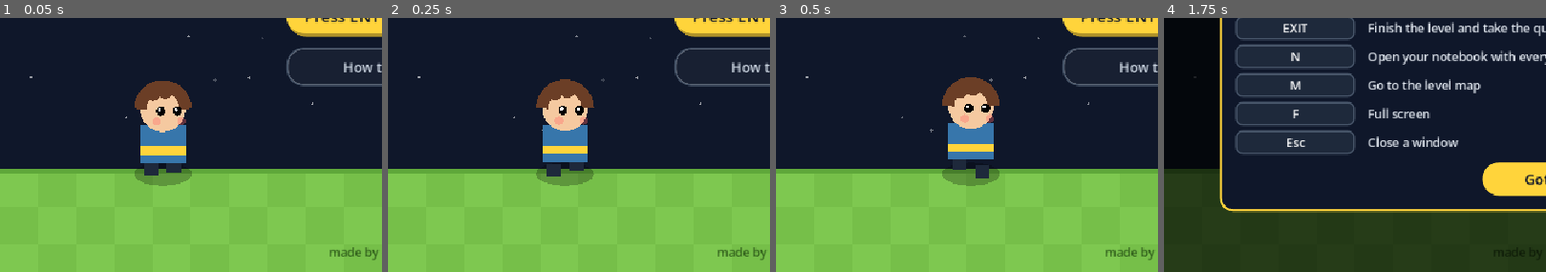
Above: before the commit, frames 1-4 (left to right).
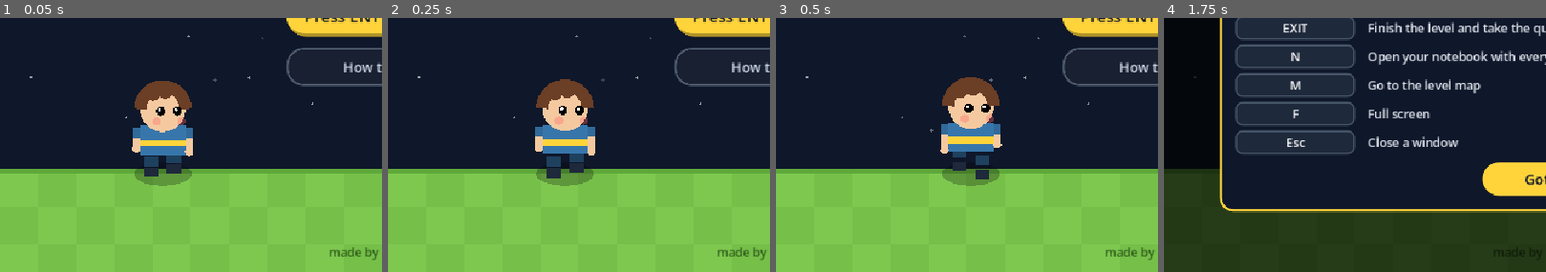
Above: after the commit, the same moments.

Repository: supernanou/python-quest
Game: Godot game, scene res://main.tscn
Two runs of this game, one before a commit and one after it. Both use one fixed random seed, a clock stepped at 60 frames per second and the inputs below.
Inputs:
- Up to frame 1 (0.05 s): no input
- Up to frame 2 (0.25 s): no input
- Up to frame 3 (0.5 s): no input
- Up to frame 4 (1.75 s): click "How to play" at 0.5 s; click "Press ENTER to start" at 1.25 s
The pictures show only the part of the screen within x 0-50%, y 50-100%; the shares and areas given below are measured in that part.

The runs differ from the first frame. In frame 1, 1.6% of the frame differs, in the area x 34-51%, y 43-63%; in frame 2, 1.6%; in frame 3, 1.6%, in the area x 43-60%, y 41-64%; in frame 4, nothing differs.

Commit message:
Add "About me" options so every child can make a hero like them
- New free "About me" tab in the hero creator with 12 options: wheelchair,
  crutches, leg braces, prosthetic leg and arm, glasses, eye patch, hearing
  aids, cochlear implant, ear defenders, insulin pump and a service dog
- Heroes now have arms and visible legs; wheelchair heroes roll instead of walk
- Glasses are now free (old paid glasses carry over); the paid extra is sunglasses
- Greek translations, README section and screenshot

Co-Authored-By: Claude Opus 5.5 <noreply@anthropic.com>

Diff:
--- a/scripts/character_creator.gd
+++ b/scripts/character_creator.gd
@@ -1,6 +1,8 @@
 extends Control
-## "Create your hero" screen: pick boy or girl, colours, a name,
-## and extras that are unlocked with </> code icons.
+## "Create your hero" screen. Two tabs:
+##   Look     - boy or girl, colours, and extras unlocked with </> code icons
+##   About me - wheelchair, hearing aids, glasses... so every child can make a hero
+##              just like them. These are always free.
 
 signal confirmed(look: Dictionary)
 signal back
@@ -13,7 +15,7 @@
 const OUTFITS := ["#3776ab", "#ef4444", "#22c55e", "#f59e0b", "#ec4899", "#8b5cf6"]
 
 var save  # SaveData: icons and owned items
-var look: Dictionary = HeroSprite.DEFAULT_LOOK.duplicate()
+var look: Dictionary = HeroSprite.DEFAULT_LOOK.duplicate(true)
 var preview: HeroSprite
 var name_edit: LineEdit
 var name_tag: Label
@@ -23,6 +25,11 @@
 var girl_button: Button
 var swatches := {}  # "skin" -> [[button, "#hex"], ...]
 var item_buttons := {}  # "crown" -> button
+var aid_buttons := {}  # "wheelchair" -> button
+var look_page: VBoxContainer
+var me_page: VBoxContainer
+var look_tab: Button
+var me_tab: Button
 
 
 func _ready() -> void:
@@ -68,7 +75,7 @@
 	var v := VBoxContainer.new()
 	v.position = Vector2(400, 100)
 	v.size = Vector2(520, 440)
-	v.add_theme_constant_override("separation", 12)
+	v.add_theme_constant_override("separation", 10)
 	add_child(v)
 
 	name_edit = LineEdit.new()
@@ -80,18 +87,61 @@
 	name_edit.text_submitted.connect(func(_t: String) -> void: _confirm())
 	_row(v, "Name").add_child(name_edit)
 
+	# Tabs: Look | About me
+	var tabs := HBoxContainer.new()
+	tabs.add_theme_constant_override("separation", 8)
+	v.add_child(tabs)
+	var tab_group := ButtonGroup.new()
+	look_tab = _choice_button("Look", tab_group, func() -> void: _show_tab(false))
+	me_tab = _choice_button("About me", tab_group, func() -> void: _show_tab(true))
+	for tab in [look_tab, me_tab]:
+		tab.custom_minimum_size = Vector2(0, 40)
+		tab.size_flags_horizontal = Control.SIZE_EXPAND_FILL
+		tab.add_theme_font_size_override("font_size", 19)
+		tabs.add_child(tab)
+
+	look_page = VBoxContainer.new()
+	look_page.add_theme_constant_override("separation", 10)
+	look_page.custom_minimum_size = Vector2(0, 278)
+	v.add_child(look_page)
+
 	var group := ButtonGroup.new()
 	boy_button = _choice_button("Boy", group, func() -> void: _set_value("style", "boy"))
 	girl_button = _choice_button("Girl", group, func() -> void: _set_value("style", "girl"))
-	var style_row := _row(v, "I am a")
+	var style_row := _row(look_page, "I am a")
 	style_row.add_child(boy_button)
 	style_row.add_child(girl_button)
 
-	_swatch_row(v, "Skin", "skin", SKINS)
-	_swatch_row(v, "Hair", "hair", HAIRS)
-	_swatch_row(v, "Outfit", "outfit", OUTFITS)
-
-	var items_row := _row(v, "Extras")
+	_swatch_row(look_page, "Skin", "skin", SKINS)
+	_swatch_row(look_page, "Hair", "hair", HAIRS)
+	_swatch_row(look_page, "Outfit", "outfit", OUTFITS)
+
+	# "About me": free, pick as many as you like
+	me_page = VBoxContainer.new()
+	me_page.add_theme_constant_override("separation", 10)
+	me_page.custom_minimum_size = Vector2(0, 278)
+	me_page.visible = false
+	v.add_child(me_page)
+	var intro := _label("Make your hero just like you! Pick anything you use - you can choose more than one.", 16, Color("#cbd5e1"))
+	intro.autowrap_mode = TextServer.AUTOWRAP_WORD_SMART
+	me_page.add_child(intro)
+	var aid_grid := GridContainer.new()
+	aid_grid.columns = 3
+	aid_grid.add_theme_constant_override("h_separation", 8)
+	aid_grid.add_theme_constant_override("v_separation", 8)
+	me_page.add_child(aid_grid)
+	for aid in HeroSprite.AIDS:
+		var button := Button.new()
+		button.text = aid["name"]
+		button.toggle_mode = true
+		button.custom_minimum_size = Vector2(166, 44)
+		button.add_theme_font_size_override("font_size", 14)
+		button.text_overrun_behavior = TextServer.OVERRUN_TRIM_ELLIPSIS
+		button.toggled.connect(_on_aid_toggled.bind(aid["id"]))
+		aid_grid.add_child(button)
+		aid_buttons[aid["id"]] = button
+
+	var items_row := _row(look_page, "Extras")
 	items_row.add_theme_constant_override("separation", 6)
 	for item in HeroSprite.ITEMS:
 		var button := Button.new()
@@ -129,8 +179,10 @@
 
 func open(p_save) -> void:
 	save = p_save
-	look = HeroSprite.DEFAULT_LOOK.duplicate()
-	look.merge(save.look, true)
+	look = HeroSprite.DEFAULT_LOOK.duplicate(true)
+	look.merge(save.look.duplicate(true), true)
+	look_tab.button_pressed = true
+	_show_tab(false)
 	name_edit.text = look["name"]
 	message_label.text = ""
 	_refresh()
@@ -160,11 +212,29 @@
 func _confirm() -> void:
 	look["name"] = name_edit.text.strip_edges()
 	visible = false
-	confirmed.emit(look.duplicate())
+	confirmed.emit(look.duplicate(true))
 
 
 func _on_name_changed(text: String) -> void:
 	look["name"] = text.strip_edges()
+	_refresh()
+
+
+func _show_tab(about_me: bool) -> void:
+	look_page.visible = not about_me
+	me_page.visible = about_me
+	look_tab.set_pressed_no_signal(not about_me)
+	me_tab.set_pressed_no_signal(about_me)
+
+
+func _on_aid_toggled(on: bool, id: String) -> void:
+	var aids: Array = look["aids"]
+	if on and not id in aids:
+		aids.append(id)
+		for other in HeroSprite.AID_CONFLICTS.get(id, []):
+			aids.erase(other)
+	elif not on:
+		aids.erase(id)
 	_refresh()
 
 
@@ -200,6 +270,19 @@
 func _refresh() -> void:
 	preview.look = look
 	preview.queue_redraw()
+	# Zoom out a little when the service dog is there, so everyone fits on the stage
+	var with_dog: bool = "service_dog" in look["aids"]
+	preview.scale = Vector2.ONE * (4.5 if with_dog else 6.0)
+	preview.position = Vector2(165 if with_dog else 210, 330)
+	for id in aid_buttons:
+		var on: bool = id in look["aids"]
+		var button: Button = aid_buttons[id]
+		button.set_pressed_no_signal(on)
+		var style := _box(Color("#0369a1") if on else Color("#1e293b"), Color.WHITE if on else Color("#334155"), 3 if on else 2, 10)
+		for state in ["normal", "hover", "pressed", "hover_pressed", "focus"]:
+			button.add_theme_stylebox_override(state, style)
+		button.add_theme_color_override("font_color", Color.WHITE if on else Color("#cbd5e1"))
+		button.add_theme_color_override("font_pressed_color", Color.WHITE)
 	name_tag.text = look["name"] if look["name"] != "" else tr("Your hero")
 	wallet_label.text = "</>  %d" % save.icons
 	boy_button.set_pressed_no_signal(look["style"] == "boy")
--- a/scripts/hero_sprite.gd
+++ b/scripts/hero_sprite.gd
@@ -1,6 +1,7 @@
 extends Node2D
-## Draws the hero from a "look" (boy/girl, skin, hair, outfit).
-## Used by the player in the game and by the preview in the character creator.
+## Draws the hero from a "look": boy/girl, skin, hair, outfit, an extra (bought
+## with </> icons) and "About me" choices like a wheelchair or hearing aids (free).
+## Used by the player in the game and by every hero preview on the menus.
 
 const DEFAULT_LOOK := {
 	"name": "",
@@ -9,21 +10,51 @@
 	"hair": "#6b3e26",
 	"outfit": "#3776ab",
 	"item": "none",
+	"aids": [],
 }
 
-## Extras the hero can wear. They are bought with </> code icons.
+## Fun extras. They are bought with </> code icons.
 const ITEMS := [
 	{"id": "none", "name": "None", "price": 0},
 	{"id": "cap", "name": "Cap", "price": 3},
-	{"id": "glasses", "name": "Glasses", "price": 5},
+	{"id": "sunglasses", "name": "Sunglasses", "price": 5},
 	{"id": "headphones", "name": "Phones", "price": 8},
 	{"id": "crown", "name": "Crown", "price": 12},
 	{"id": "wizard", "name": "Wizard", "price": 15},
 ]
 
-var look: Dictionary = DEFAULT_LOOK.duplicate()
+## "About me": things kids use every day, so every child can make a hero like them.
+## Always free. Pick as many as you like.
+const AIDS := [
+	{"id": "wheelchair", "name": "Wheelchair"},
+	{"id": "crutches", "name": "Crutches"},
+	{"id": "leg_braces", "name": "Leg braces"},
+	{"id": "prosthetic_leg", "name": "Prosthetic leg"},
+	{"id": "prosthetic_arm", "name": "Prosthetic arm"},
+	{"id": "glasses", "name": "Glasses"},
+	{"id": "eye_patch", "name": "Eye patch"},
+	{"id": "hearing_aids", "name": "Hearing aids"},
+	{"id": "cochlear_implant", "name": "Cochlear implant"},
+	{"id": "ear_defenders", "name": "Ear defenders"},
+	{"id": "insulin_pump", "name": "Insulin pump"},
+	{"id": "service_dog", "name": "Service dog"},
+]
+## Choices that can't go together (picking one removes the other).
+const AID_CONFLICTS := {"wheelchair": ["crutches"], "crutches": ["wheelchair"]}
+
+const SHOE := Color("#1e293b")
+const METAL := Color("#9ca3af")
+const DARK_METAL := Color("#374151")
+
+var look: Dictionary = DEFAULT_LOOK.duplicate(true)
 var facing := Vector2.DOWN
 var walk_time := 0.0
+
+
+func has_aid(id: String) -> bool:
+	if id == "glasses" and look.get("item", "") == "glasses":
+		return true  # heroes saved before glasses moved to "About me"
+	return id in look.get("aids", [])
 
 
 func _draw() -> void:
@@ -33,35 +64,54 @@
 	var is_girl: bool = look.get("style", "boy") == "girl"
 	var facing_away := facing.y < -0.5
 	var item: String = look.get("item", "none")
-
-	var bob := -absf(sin(walk_time)) * 3.0
-	var step := sin(walk_time) * 4.0
+	var in_chair := has_aid("wheelchair")
+
+	# Sitting in a wheelchair: no bouncing steps, the wheels turn instead
+	var bob := 0.0 if in_chair else -absf(sin(walk_time)) * 3.0
+	var step := 0.0 if in_chair else sin(walk_time) * 4.0
 	var head := Vector2(0, -12 + bob)
+	var body_edge := 9.5 if is_girl else 11.0
+
+	if has_aid("service_dog"):
+		_draw_dog(in_chair)
 
 	# Shadow
 	draw_set_transform(Vector2(0, 18), 0.0, Vector2(1.0, 0.4))
-	draw_circle(Vector2.ZERO, 14, Color(0, 0, 0, 0.25))
+	draw_circle(Vector2.ZERO, 19.0 if in_chair else 14.0, Color(0, 0, 0, 0.25))
 	draw_set_transform(Vector2.ZERO, 0.0, Vector2.ONE)
 
-	# Feet
-	draw_rect(Rect2(-9, 12 + step * 0.5, 7, 6), Color("#1e293b"))
-	draw_rect(Rect2(2, 12 - step * 0.5, 7, 6), Color("#1e293b"))
+	if in_chair:
+		draw_rect(Rect2(-12, -9, 24, 14), Color("#475569"))  # back rest
+		draw_rect(Rect2(-12, -9, 24, 14), Color("#334155"), false, 1.5)
 
 	# Long hair goes behind the body
 	if is_girl:
 		draw_circle(head + Vector2(0, 1), 12.5, hair)
 		draw_rect(Rect2(head.x - 12.5, head.y, 25, 15), hair)
 
+	_draw_legs(skin, outfit, is_girl, bob, step, in_chair)
+
 	# Body
 	if is_girl:
 		draw_colored_polygon(PackedVector2Array([
 			Vector2(-9, -4 + bob), Vector2(9, -4 + bob),
-			Vector2(14, 14 + bob), Vector2(-14, 14 + bob),
+			Vector2(13, 12 + bob), Vector2(-13, 12 + bob),
 		]), outfit)
 		draw_rect(Rect2(-10, 2 + bob, 20, 3), Color("#ffd43b"))
 	else:
-		draw_rect(Rect2(-11, -4 + bob, 22, 18), outfit)
-		draw_rect(Rect2(-11, 6 + bob, 22, 4), Color("#ffd43b"))
+		draw_rect(Rect2(-11, -4 + bob, 22, 14), outfit)
+		draw_rect(Rect2(-11, 3 + bob, 22, 3), Color("#ffd43b"))
+
+	if has_aid("insulin_pump"):
+		var pump := Vector2(4, 4 + bob)
+		draw_rect(Rect2(pump, Vector2(6, 5)), Color("#e5e7eb"))
+		draw_rect(Rect2(pump, Vector2(6, 5)), Color("#6b7280"), false, 0.8)
+		draw_rect(Rect2(pump + Vector2(1.2, 1), Vector2(3.6, 1.6)), Color("#38bdf8"))
+
+	if in_chair:
+		_draw_wheelchair()
+
+	_draw_arms(skin, outfit, body_edge, bob, step, in_chair)
 
 	# Head and hair
 	draw_circle(head, 11, skin)
@@ -73,7 +123,7 @@
 			draw_circle(head + Vector2(-5, -8), 4, hair)
 			draw_circle(head + Vector2(1, -9), 4, hair)
 
-	if is_girl and not item in ["cap", "crown", "wizard", "headphones"]:
+	if is_girl and not item in ["cap", "crown", "wizard", "headphones"] and not has_aid("ear_defenders"):
 		var bow := head + Vector2(8, -9)
 		var bow_color := Color("#f472b6")
 		draw_colored_polygon(PackedVector2Array([bow, bow + Vector2(-6, -4), bow + Vector2(-6, 4)]), bow_color)
@@ -81,8 +131,8 @@
 		draw_circle(bow, 2, bow_color.darkened(0.2))
 
 	# Face looks the way the hero is walking
+	var look_dir := Vector2(facing.x * 3.0, maxf(facing.y, 0.0) * 2.0)
 	if not facing_away:
-		var look_dir := Vector2(facing.x * 3.0, maxf(facing.y, 0.0) * 2.0)
 		for side in [-1, 1]:
 			var eye: Vector2 = head + Vector2(4 * side, 1) + look_dir
 			draw_circle(eye, 2.2, Color.BLACK)
@@ -90,7 +140,147 @@
 		draw_circle(head + Vector2(-6, 6) + look_dir, 2, Color(1, 0.4, 0.4, 0.35))
 		draw_circle(head + Vector2(6, 6) + look_dir, 2, Color(1, 0.4, 0.4, 0.35))
 
-	_draw_item(item, head, facing_away)
+	_draw_head_aids(head, look_dir, facing_away)
+	if not (item == "headphones" and has_aid("ear_defenders")):
+		_draw_item(item, head, facing_away)
+
+
+func _draw_legs(skin: Color, outfit: Color, is_girl: bool, bob: float, step: float, in_chair: bool) -> void:
+	var leg_color := skin if is_girl else outfit.darkened(0.45)
+	var top := 10.0 + bob
+	for side in [-1, 1]:
+		var x: float = -9.0 if side == -1 else 2.0
+		var swing: float = step * 0.5 * side
+		var prosthetic: bool = side == 1 and has_aid("prosthetic_leg")
+		if in_chair:
+			# Knees forward, feet resting on the footrest
+			draw_rect(Rect2(x, top, 7, 4), leg_color)
+			if prosthetic:
+				draw_rect(Rect2(x + 2.5, top + 4, 2, 6), METAL)
+			else:
+				draw_rect(Rect2(x, 14, 7, 4), SHOE)
+			continue
+		if prosthetic:
+			# Socket, metal post and a curved running-blade foot
+			draw_rect(Rect2(x + 0.5, top - 1 - swing, 6, 5), Color("#e5e7eb"))
+			draw_rect(Rect2(x + 0.5, top - 1 - swing, 6, 5), DARK_METAL, false, 0.8)
+			draw_rect(Rect2(x + 2.2, top + 4 - swing, 2.6, 3.5), METAL)
+			draw_polyline(PackedVector2Array([
+				Vector2(x + 3.5, top + 7 - swing), Vector2(x + 2.6, 15.5 - swing), Vector2(x + 3.8, 18.3 - swing),
+				Vector2(x + 9, 18.3 - swing),
+			]), DARK_METAL, 2.8)
+			continue
+		draw_rect(Rect2(x, top - swing, 7, 5), leg_color)
+		draw_rect(Rect2(x, 14 - swing, 7, 4.5), SHOE)
+		if has_aid("leg_braces"):
+			draw_rect(Rect2(x - 0.5, top + 0.5 - swing, 8, 7.5), Color(0.65, 0.95, 0.99, 0.85))
+			draw_line(Vector2(x - 0.5, top + 2.5 - swing), Vector2(x + 7.5, top + 2.5 - swing), Color("#0e7490"), 1.2)
+
+
+func _draw_arms(skin: Color, outfit: Color, edge: float, bob: float, step: float, in_chair: bool) -> void:
+	for side in [-1, 1]:
+		var x: float = -edge - 3.5 if side == -1 else edge
+		var swing: float = 0.0 if in_chair else step * 0.35 * side
+		var top := -3.0 + bob
+		if in_chair:
+			top += 2.0  # hands down on the wheels
+		draw_rect(Rect2(x, top, 3.5, 5), outfit.darkened(0.1))  # sleeve
+		var prosthetic: bool = side == 1 and has_aid("prosthetic_arm")
+		var hand := Vector2(x + 1.75, top + 11 + swing)
+		if prosthetic:
+			# Light metal forearm with a hook hand
+			draw_rect(Rect2(x, top + 5, 3.5, 5 + swing), Color("#d1d5db"))
+			draw_rect(Rect2(x, top + 5, 3.5, 5 + swing), DARK_METAL, false, 0.8)
+			draw_line(Vector2(x, top + 6.5), Vector2(x + 3.5, top + 6.5), DARK_METAL, 0.8)
+			draw_arc(hand + Vector2(0, 0.6), 2.3, 0.2, PI - 0.2, 10, DARK_METAL, 1.6)
+			draw_line(hand + Vector2(0, -1.5), hand + Vector2(0, 0.4), DARK_METAL, 1.4)
+		else:
+			draw_rect(Rect2(x, top + 5, 3.5, 5 + swing), skin)
+			draw_circle(hand, 2.0, skin)
+		if has_aid("crutches"):
+			var foot := Vector2(x + 1.75 + side * 3.0 - swing * 0.6, 19)
+			var cuff := Vector2(x + 1.75 + side * 0.5, top + 4)
+			draw_line(cuff, foot, Color("#94a3b8"), 1.7)
+			draw_arc(cuff, 2.6, PI, TAU, 8, Color("#64748b"), 1.4)
+			draw_line(hand, hand + Vector2(side * 2.5, 0), Color("#64748b"), 1.6)
+			draw_circle(foot, 1.2, DARK_METAL)
+
+
+func _draw_wheelchair() -> void:
+	var spin := walk_time * 1.5
+	for side in [-1, 1]:
+		var wheel := Vector2(14 * side, 8)
+		draw_arc(wheel, 9.0, 0, TAU, 24, Color("#1f2937"), 2.6)
+		draw_arc(wheel, 6.8, 0, TAU, 20, METAL, 1.0)  # push rim
+		for i in 3:
+			var a := spin + i * PI / 3.0
+			draw_line(wheel - Vector2(cos(a), sin(a)) * 6.5, wheel + Vector2(cos(a), sin(a)) * 6.5, Color("#6b7280"), 0.8)
+		draw_circle(wheel, 1.5, DARK_METAL)
+		draw_circle(Vector2(9 * side, 18.5), 1.8, DARK_METAL)  # small front wheels
+	draw_rect(Rect2(-10, 17.5, 20, 1.8), DARK_METAL)  # footrest
+
+
+func _draw_head_aids(head: Vector2, look_dir: Vector2, facing_away: bool) -> void:
+	if has_aid("hearing_aids"):
+		for side in [-1, 1]:
+			var aid: Vector2 = head + Vector2(11.2 * side, -1)
+			draw_circle(aid, 2.3, Color("#f59e0b"))
+			draw_line(aid + Vector2(0, 2), aid + Vector2(-side * 1.2, 4), Color("#f59e0b"), 1.2)
+	if has_aid("cochlear_implant"):
+		var magnet := head + Vector2(-9.5, -6)
+		draw_line(magnet, head + Vector2(-11.5, 1), Color("#4338ca"), 1.0)
+		draw_circle(magnet, 3.0, Color("#6366f1"))
+		draw_circle(magnet, 1.3, Color("#c7d2fe"))
+		draw_rect(Rect2(head + Vector2(-13, -1), Vector2(2.6, 5.5)), Color("#6366f1"))
+	if has_aid("ear_defenders"):
+		var band := Color("#0f766e")
+		draw_arc(head, 13.5, PI, TAU, 20, band, 3.0)
+		for side in [-1, 1]:
+			draw_rect(Rect2(head + Vector2(side * 12.5 - 3.5, -4.5), Vector2(7, 9)), Color("#14b8a6"))
+			draw_rect(Rect2(head + Vector2(side * 12.5 - 3.5, -4.5), Vector2(7, 9)), band, false, 1.0)
+	if facing_away:
+		return
+	if has_aid("eye_patch"):
+		var patch := head + Vector2(-4, 1) + look_dir
+		draw_line(head + Vector2(-10.5, -3), head + Vector2(10.5, -5), Color("#1f2937"), 0.9)
+		draw_circle(patch, 3.4, Color("#ec4899"))
+		draw_circle(patch + Vector2(-0.8, -0.8), 0.9, Color(1, 1, 1, 0.5))
+	if has_aid("glasses"):
+		var frame := Color("#111827")
+		draw_arc(head + Vector2(-4, 1) + look_dir, 4.0, 0, TAU, 16, frame, 1.5)
+		draw_arc(head + Vector2(4, 1) + look_dir, 4.0, 0, TAU, 16, frame, 1.5)
+		draw_line(head + Vector2(-0.5, 1) + look_dir, head + Vector2(0.5, 1) + look_dir, frame, 1.5)
+
+
+func _draw_dog(in_chair: bool) -> void:
+	var side := -1.0 if facing.x < -0.1 else 1.0
+	var base := Vector2((30.0 if in_chair else 23.0) * side, 10)
+	var fur := Color("#d4a373")
+	var t := Time.get_ticks_msec() / 1000.0
+	var trot := sin(walk_time) * 1.5
+	# legs
+	for lx in [-5.0, -2.0, 3.0, 6.0]:
+		var leg_swing: float = trot if int(lx) % 2 == 0 else -trot
+		draw_rect(Rect2(base + Vector2(lx * side - 0.8, 2 + leg_swing * 0.3), Vector2(1.8, 6)), fur.darkened(0.15))
+	# tail wags
+	var tail := base + Vector2(-8 * side, -2)
+	draw_line(tail, tail + Vector2(-4 * side, -4 + sin(t * 12.0) * 2.0), fur.darkened(0.1), 1.8)
+	# body with a blue vest
+	draw_set_transform(base, 0.0, Vector2(1.0, 0.6))
+	draw_circle(Vector2.ZERO, 8.5, fur)
+	draw_set_transform(Vector2.ZERO, 0.0, Vector2.ONE)
+	draw_rect(Rect2(base + Vector2(-4, -4.5), Vector2(8, 6)), Color("#2563eb"))
+	draw_rect(Rect2(base + Vector2(-1.2, -3.3), Vector2(2.4, 3.6)), Color.WHITE)
+	draw_rect(Rect2(base + Vector2(-2.6, -2.2), Vector2(5.2, 1.4)), Color.WHITE)
+	# head
+	var dog_head := base + Vector2(8 * side, -5)
+	draw_circle(dog_head, 4.6, fur)
+	draw_circle(dog_head + Vector2(3.2 * side, 1.4), 2.2, fur.lightened(0.15))
+	draw_circle(dog_head + Vector2(4.8 * side, 1.0), 0.9, Color.BLACK)  # nose
+	draw_circle(dog_head + Vector2(1.2 * side, -1.0), 0.8, Color.BLACK)  # eye
+	draw_colored_polygon(PackedVector2Array([
+		dog_head + Vector2(-2.5 * side, -2.5), dog_head + Vector2(-0.5 * side, -3.5), dog_head + Vector2(-2 * side, 2.5),
+	]), fur.darkened(0.3))  # ear
 
 
 func _draw_item(item: String, head: Vector2, facing_away: bool) -> void:
@@ -104,13 +294,15 @@
 			draw_colored_polygon(dome, cap)
 			if not facing_away:
 				draw_rect(Rect2(head.x - 13, head.y - 5, 26, 3.5), cap.darkened(0.25))
-		"glasses":
+		"sunglasses":
 			if not facing_away:
-				var frame := Color("#111827")
+				var lens := Color("#111827")
 				var look_x := facing.x * 3.0
-				draw_arc(head + Vector2(-4 + look_x, 1), 4.0, 0, TAU, 16, frame, 1.5)
-				draw_arc(head + Vector2(4 + look_x, 1), 4.0, 0, TAU, 16, frame, 1.5)
-				draw_line(head + Vector2(-0.5 + look_x, 1), head + Vector2(0.5 + look_x, 1), frame, 1.5)
+				for side in [-1, 1]:
+					var c: Vector2 = head + Vector2(4 * side + look_x, 1)
+					draw_circle(c, 4.0, lens)
+					draw_line(c + Vector2(-2, -1.5), c + Vector2(0, -2.5), Color(1, 1, 1, 0.6), 1.0)
+				draw_line(head + Vector2(-0.5 + look_x, 0), head + Vector2(0.5 + look_x, 0), lens, 1.5)
 		"headphones":
 			draw_arc(head, 13.0, PI, TAU, 20, Color("#1f2937"), 3.0)
 			draw_circle(head + Vector2(-12.5, 0), 4.5, Color("#ef4444"))
--- a/scripts/i18n/greek_ui.gd
+++ b/scripts/i18n/greek_ui.gd
@@ -62,6 +62,21 @@
 	"Phones": "Ακουστικά",
 	"Crown": "Στέμμα",
 	"Wizard": "Μάγος",
+	"Sunglasses": "Γυαλιά ηλίου",
+	"Look": "Εμφάνιση",
+	"About me": "Για μένα",
+	"Make your hero just like you! Pick anything you use - you can choose more than one.": "Φτιάξε τον ήρωα ακριβώς σαν εσένα! Διάλεξε ό,τι χρησιμοποιείς - μπορείς να διαλέξεις πολλά.",
+	"Wheelchair": "Αμαξίδιο",
+	"Crutches": "Πατερίτσες",
+	"Leg braces": "Νάρθηκες ποδιών",
+	"Prosthetic leg": "Προσθετικό πόδι",
+	"Prosthetic arm": "Προσθετικό χέρι",
+	"Eye patch": "Καλύπτρα ματιού",
+	"Hearing aids": "Ακουστικά βαρηκοΐας",
+	"Cochlear implant": "Κοχλιακό εμφύτευμα",
+	"Ear defenders": "Ωτοασπίδες",
+	"Insulin pump": "Αντλία ινσουλίνης",
+	"Service dog": "Σκύλος βοηθός",
 	"Type your name...": "Γράψε το όνομά σου...",
 	"Your hero": "Ο ήρωάς σου",
 	"Surprise me!": "Έκπληξη!",
--- a/scripts/save_data.gd
+++ b/scripts/save_data.gd
@@ -8,7 +8,7 @@
 var path := ""
 var created := 0.0
 var has_hero := false
-var look: Dictionary = HeroSprite.DEFAULT_LOOK.duplicate()
+var look: Dictionary = HeroSprite.DEFAULT_LOOK.duplicate(true)
 var icons := 0
 var owned_items: Array = ["none"]
 var collected: Array = []  # ids of code icons already picked up, e.g. "3:5,7"
@@ -35,6 +35,15 @@
 	quiz_attempts = config.get_value("progress", "quiz_attempts", quiz_attempts)
 	stats = config.get_value("progress", "stats", stats)
 	lab_done = config.get_value("progress", "lab_done", lab_done)
+	# Glasses used to be a paid extra - now they are free in "About me",
+	# and the paid extra is sunglasses.
+	if look.get("item") == "glasses":
+		look["item"] = "none"
+		if not "glasses" in look["aids"]:
+			look["aids"].append("glasses")
+	if "glasses" in owned_items:
+		owned_items.erase("glasses")
+		owned_items.append("sunglasses")
 
 
 func save_file() -> void:
Binary file added: docs/screenshots/12-about-me.png
Not shown, changed: README.md
